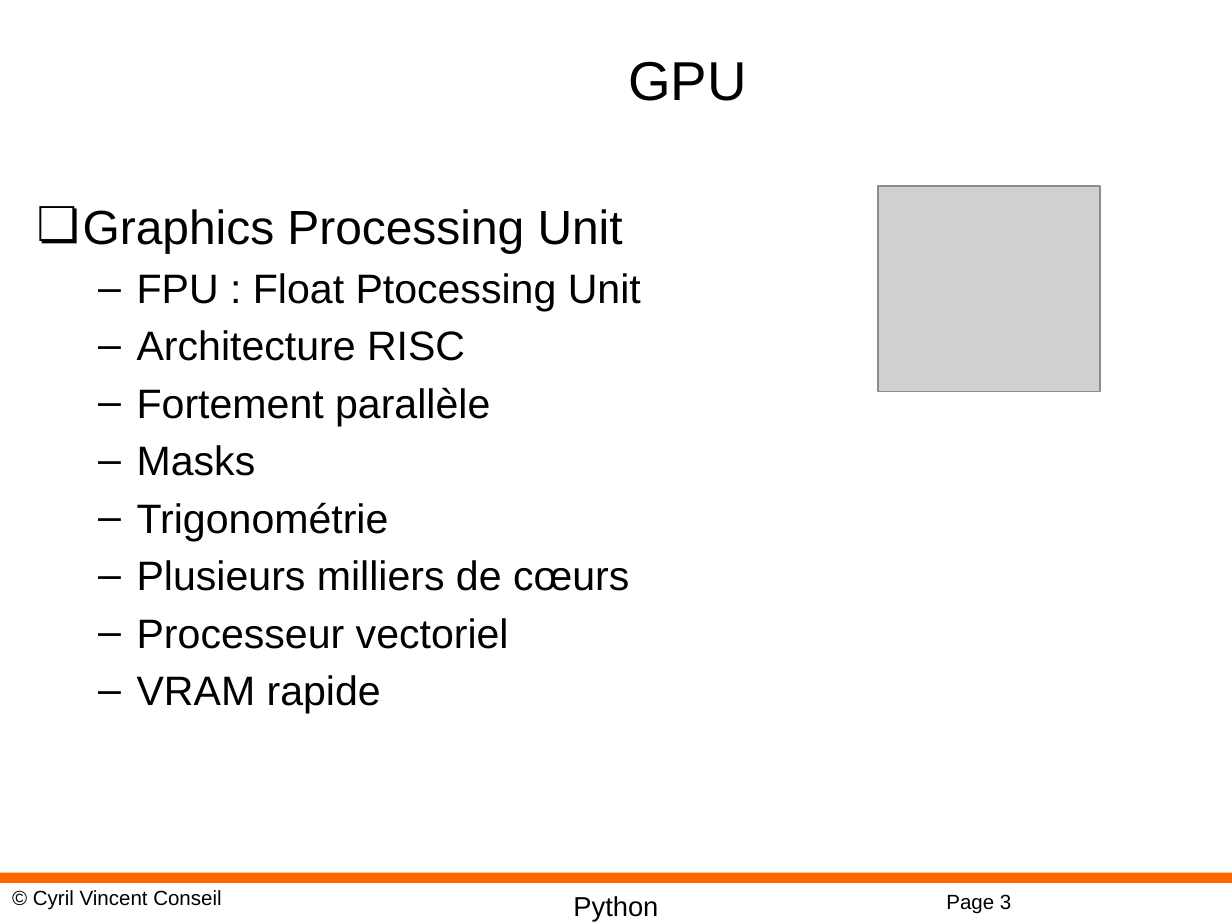
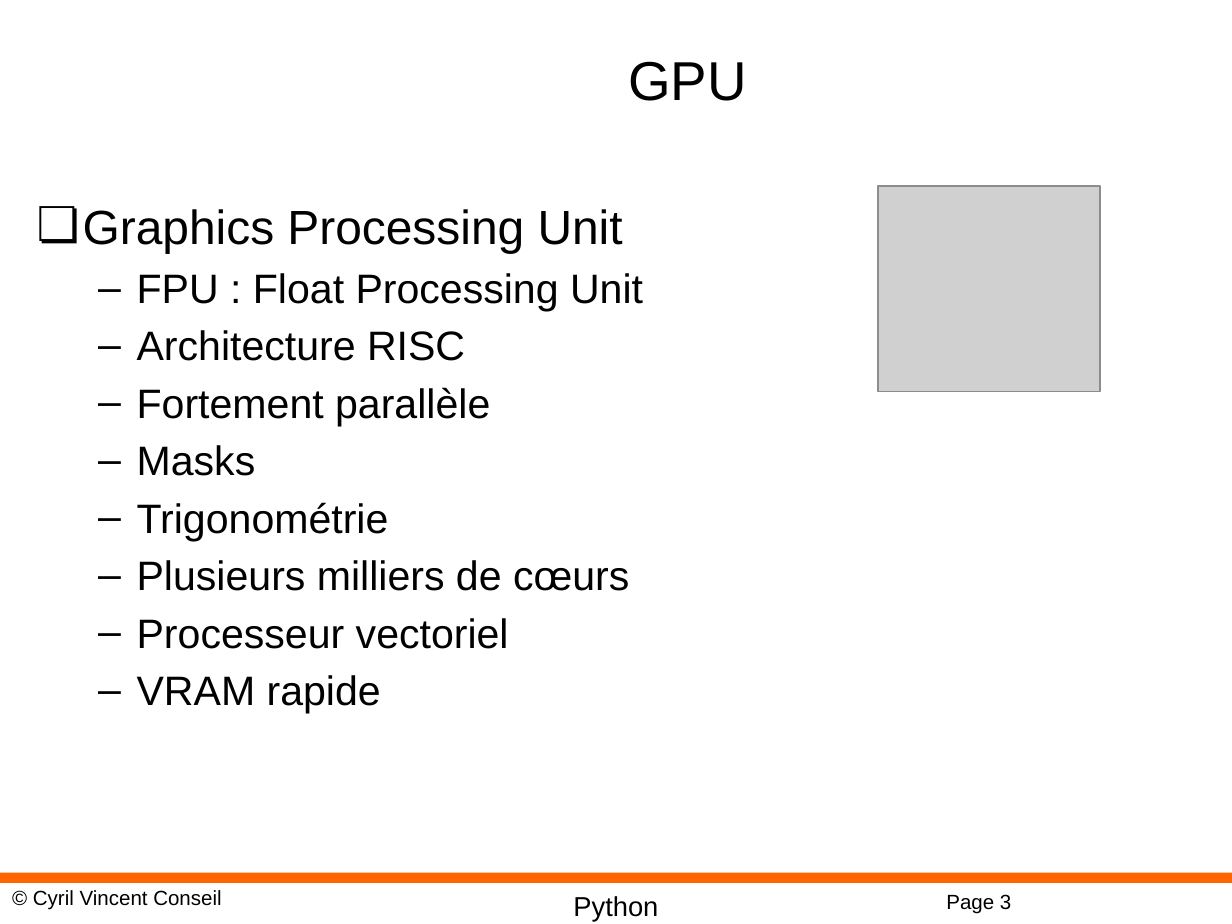
Before and after one commit to cyrilvincent/iot-ai, a slide deck: slide 3 of ppt/IoTAI19-TF-GPU.pptx. Drawn at 1232x924 pixels with LibreOffice and Linux fonts; fonts in the diff are those of the drawing; grey boxes stand for pictures; background and template pictures are left out. Boxes give left, top, right and bottom in pixels: in the first picture for what was removed or moved away, otherwise in the second. Text is boxed around its words. In the diff, an @@ line names an element or a change of style, - is before the commit and + after.

```diff
--- a/ppt/IoTAI19-TF-GPU.pptx
+++ b/ppt/IoTAI19-TF-GPU.pptx
@@ text at (137, 273, 643, 311): text changed @@
-  – FPU : Float Ptocessing Unit
+  – FPU : Float Processing Unit
```
Also in this commit, not shown: 18 other files.
